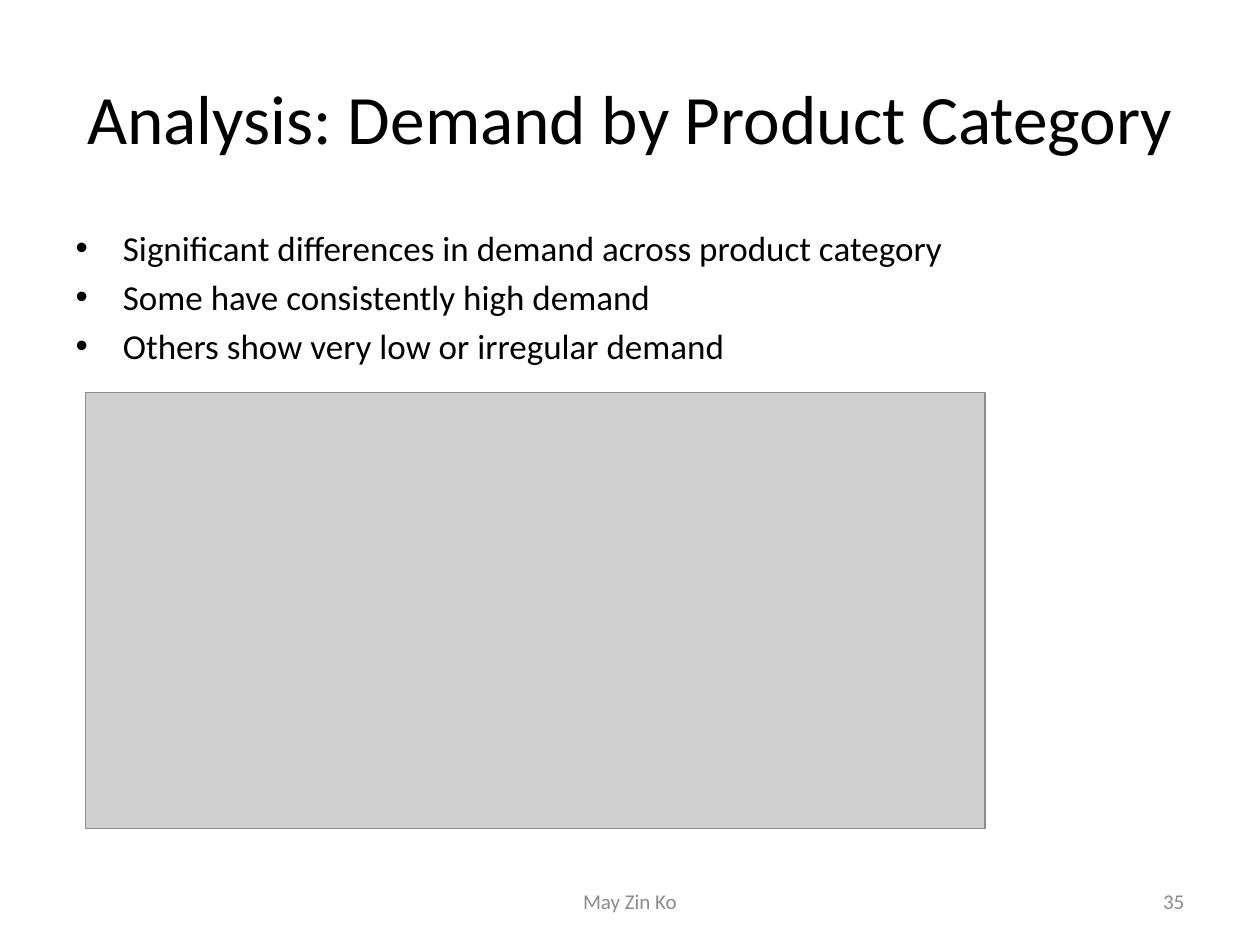
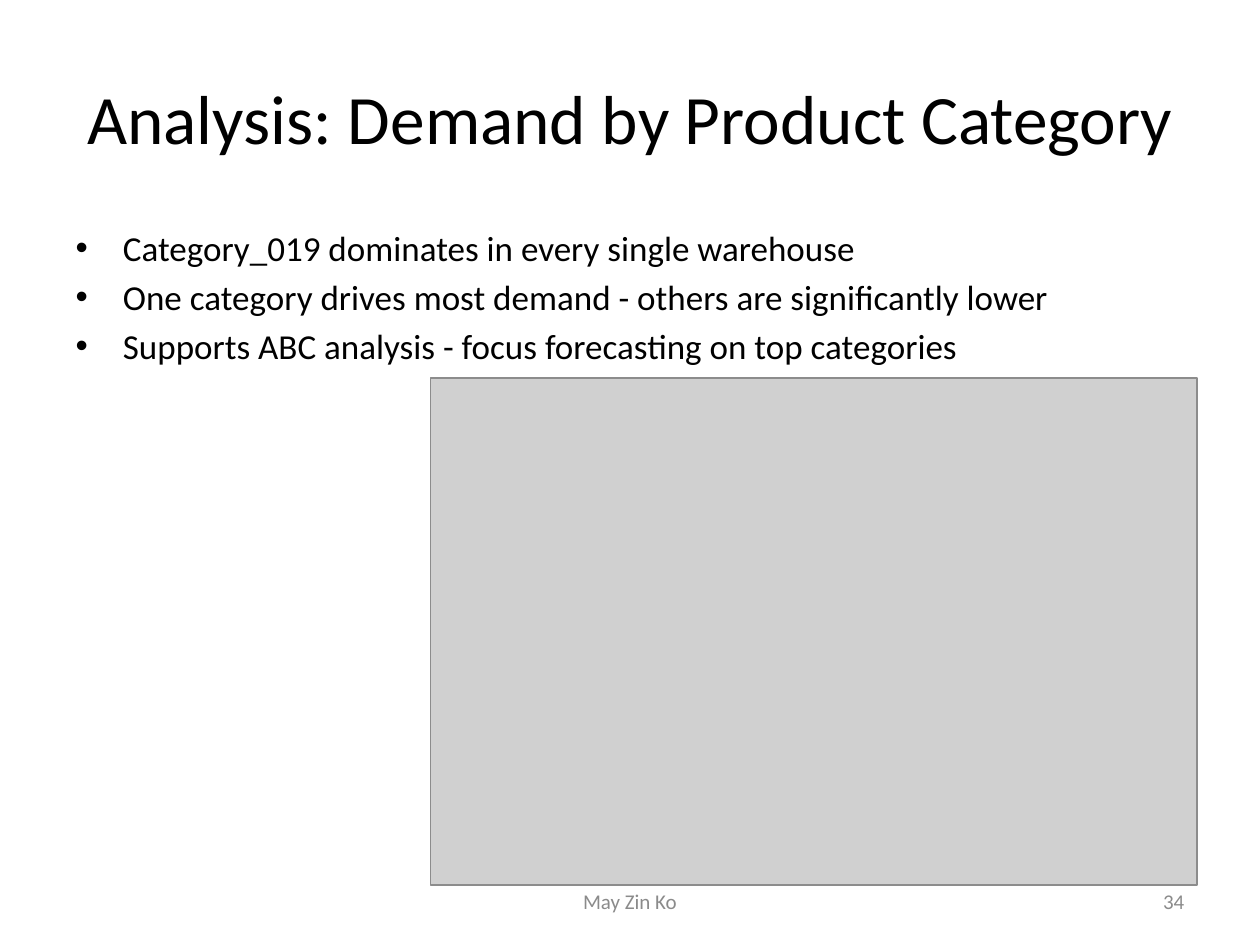
Before and after one commit to MayZinKo/Demand_Management_Industrial_Analytics_Project, a slide deck: slide 34 of Demand_Management_Presentation.pptx (slide 35 before the commit). Drawn at 1260x945 pixels with LibreOffice and Linux fonts; fonts in the diff are those of the drawing; grey boxes stand for pictures. Boxes give left, top, right and bottom in pixels: in the first picture for what was removed or moved away, otherwise in the second. Text is boxed around its words. In the diff, an @@ line names an element or a change of style, - is before the commit and + after.

```diff
--- a/Demand_Management_Presentation.pptx
+++ b/Demand_Management_Presentation.pptx
@@ text at (x1=123, y1=236, x2=1048, y2=365): text changed @@
-• Significant differences in demand across product category
-• Some have consistently high demand
-• Others show very low or irregular demand
+• Category_019 dominates in every single warehouse
+• One category drives most demand - others are significantly lower
+• Supports ABC analysis - focus forecasting on top categories
@@ picture added at (x1=431, y1=378, x2=1197, y2=885) @@
@@ picture removed at (x1=86, y1=393, x2=985, y2=829) @@
@@ page number at (x1=1163, y1=895, x2=1184, y2=909): text changed @@
-35
+34
```
Also in this commit, not shown: 9 other slides changed, 5 slides added, 6 slides removed, 1 other file.
